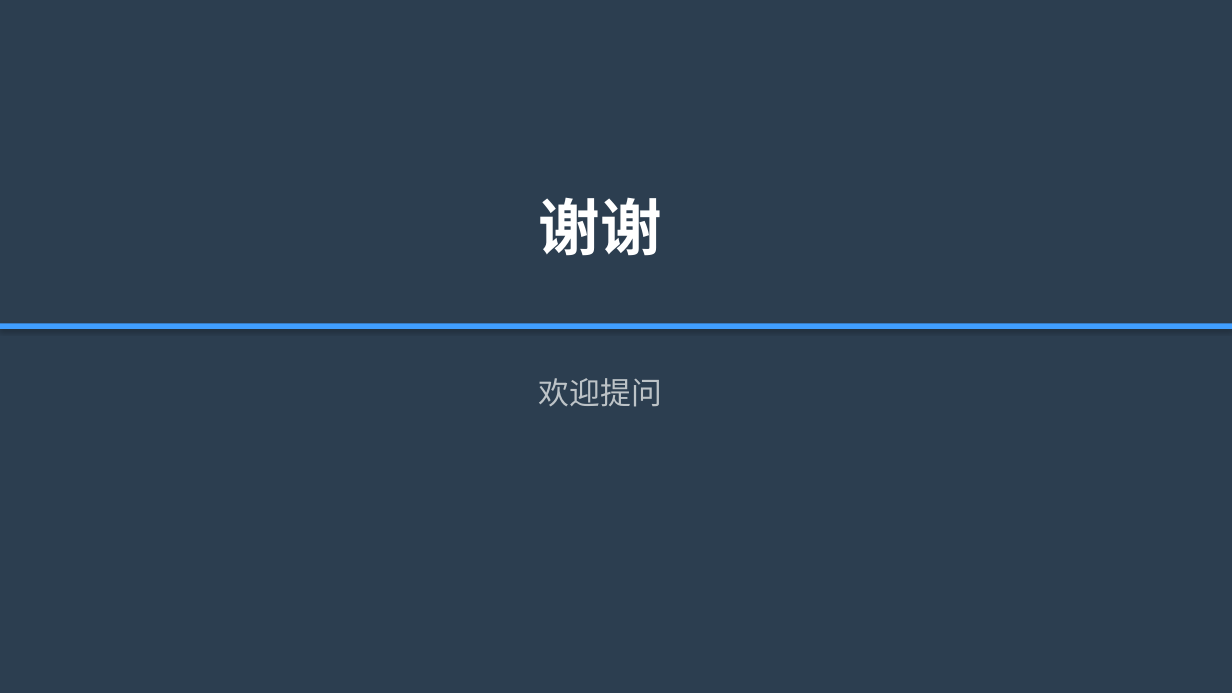
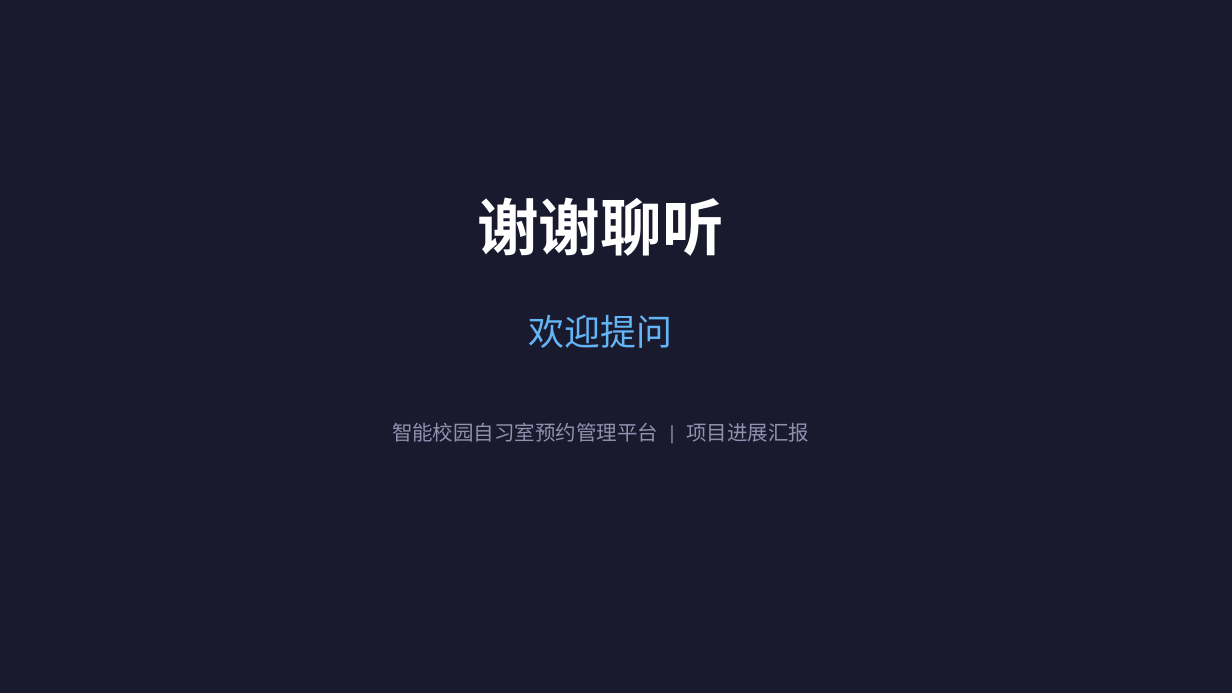
Before and after one commit to zhuyilang/SmartStudyRoom, a slide deck: slide 7 of 项目进展汇报.pptx (slide 8 before the commit). Drawn at 1232x693 pixels with LibreOffice and Linux fonts; fonts in the diff are those of the drawing. Boxes give left, top, right and bottom in pixels: in the first picture for what was removed or moved away, otherwise in the second. Text is boxed around its words. In the diff, an @@ line names an element or a change of style, - is before the commit and + after.

```diff
--- a/项目进展汇报.pptx
+++ b/项目进展汇报.pptx
@@ background #2C3E50 to #1A1A2E @@
@@ text at (477, 197, 723, 256): text changed; font Noto Sans CJK SC to Calibri @@
-谢谢
+谢谢聊听
@@ rectangle removed at (0, 323, 1232, 329) @@
@@ text "欢迎提问": place and size @@
-text "欢迎提问" at (539, 378, 662, 407)
+text "欢迎提问" at (529, 315, 673, 348)
@@ text "欢迎提问" at (529, 315, 673, 348): size 24 to 28 pt, font Noto Sans CJK SC to Calibri, text colour #BDC3C7 to #64B5F6 @@
@@ text added at (392, 423, 809, 442), 16 pt, text #9090B0 @@
+智能校园自习室预约管理平台 | 项目进展汇报
```
Also in this commit, not shown: 2 other slides changed, 4 slides added, 5 slides removed, 11 other files.
